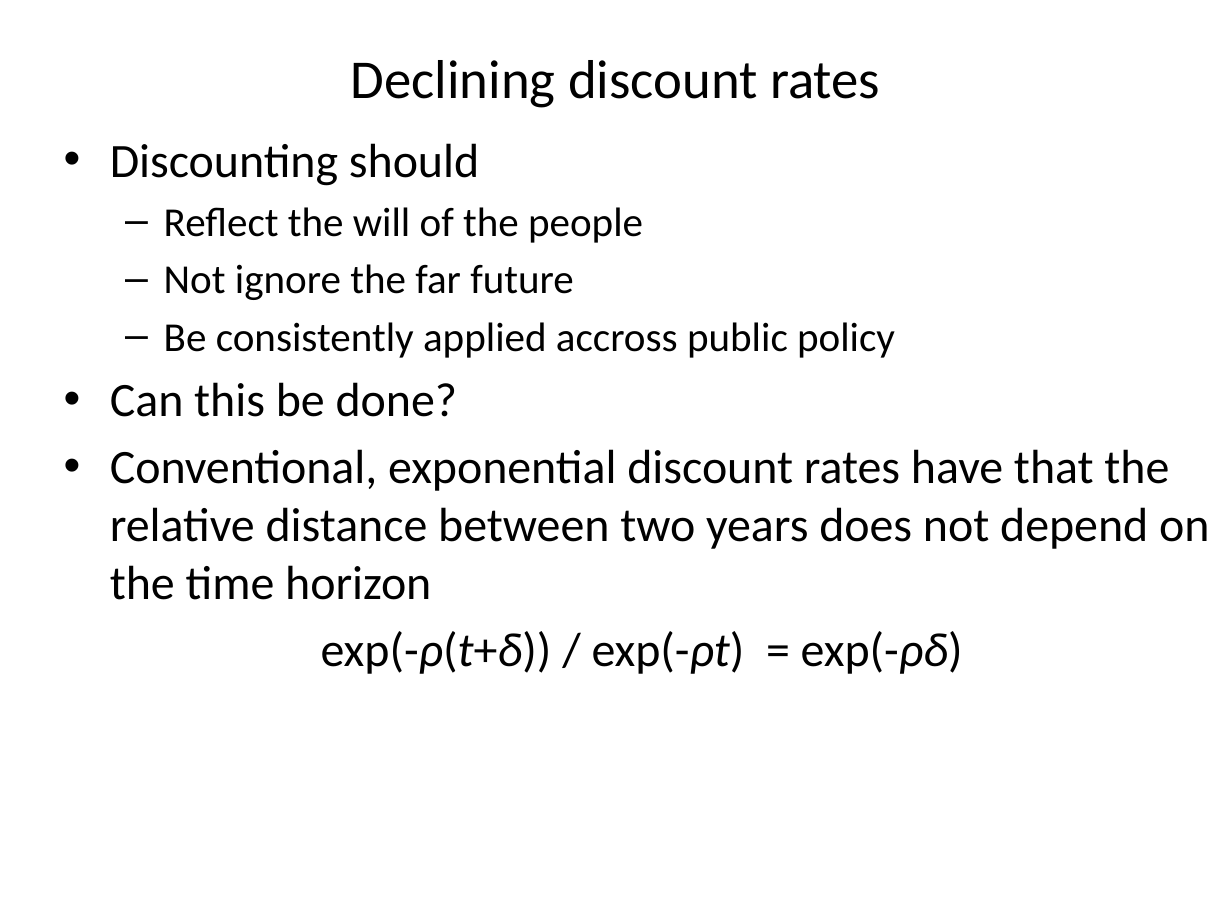
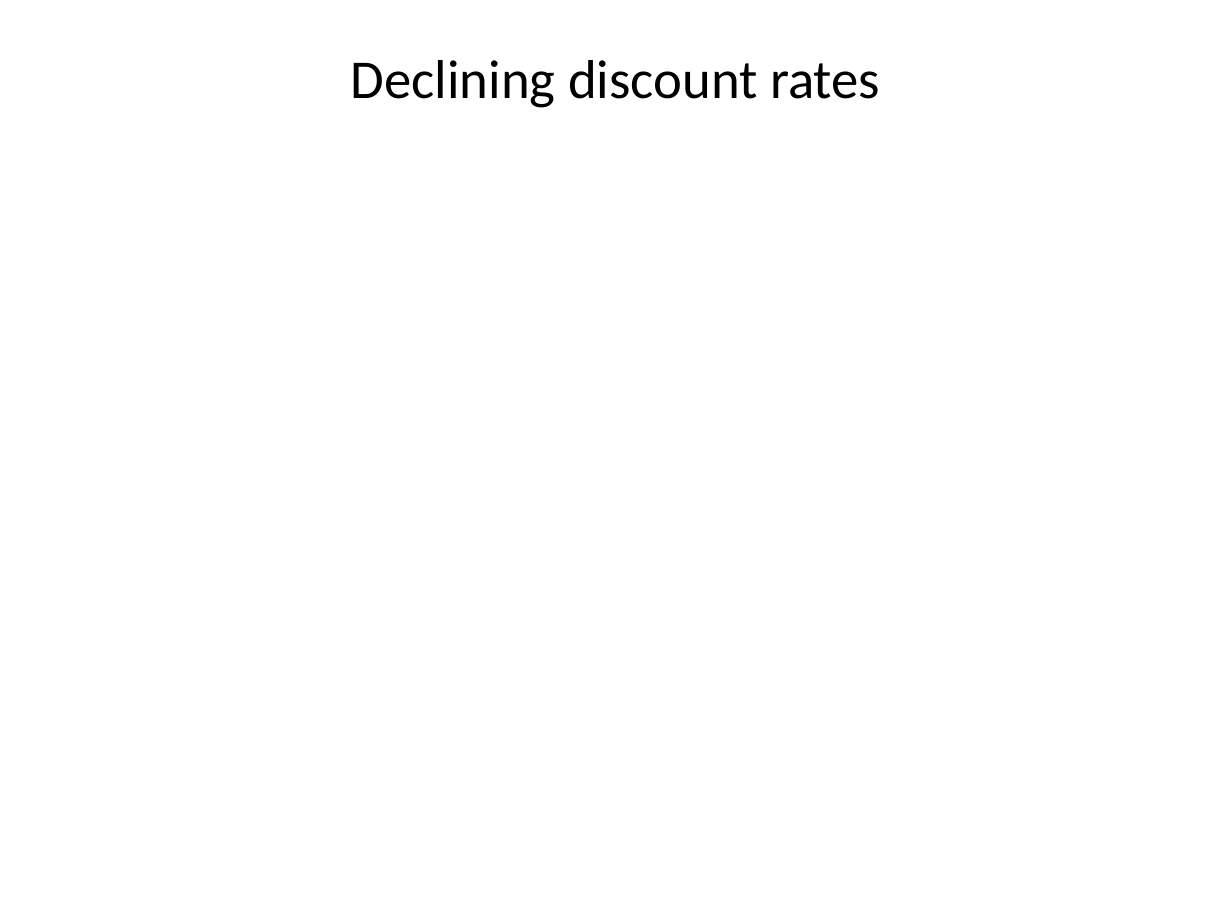
Before and after one commit to rtol/ClimateEconomics, a slide deck: slide 15 of cceug9 aggregation.pptx. Drawn at 1232x924 pixels with LibreOffice and Linux fonts; fonts in the diff are those of the drawing; grey boxes stand for pictures. Boxes give left, top, right and bottom in pixels: in the first picture for what was removed or moved away, otherwise in the second. Text is boxed around its words. In the diff, an @@ line names an element or a change of style, - is before the commit and + after.

```diff
--- a/cceug9 aggregation.pptx
+++ b/cceug9 aggregation.pptx
@@ text removed at (110, 143, 1209, 674) @@
-• Discounting should
-  – Reflect the will of the people
-  – Not ignore the far future
-  – Be consistently applied accross public policy
-• Can this be done?
-• Conventional, exponential discount rates have that the relative distance between two years does not depend on the time horizon
-exp(-ρ(t+δ)) / exp(-ρt) = exp(-ρδ)
```
Also in this commit, not shown: 9 other slides changed, 11 slides added, 7 other files.
